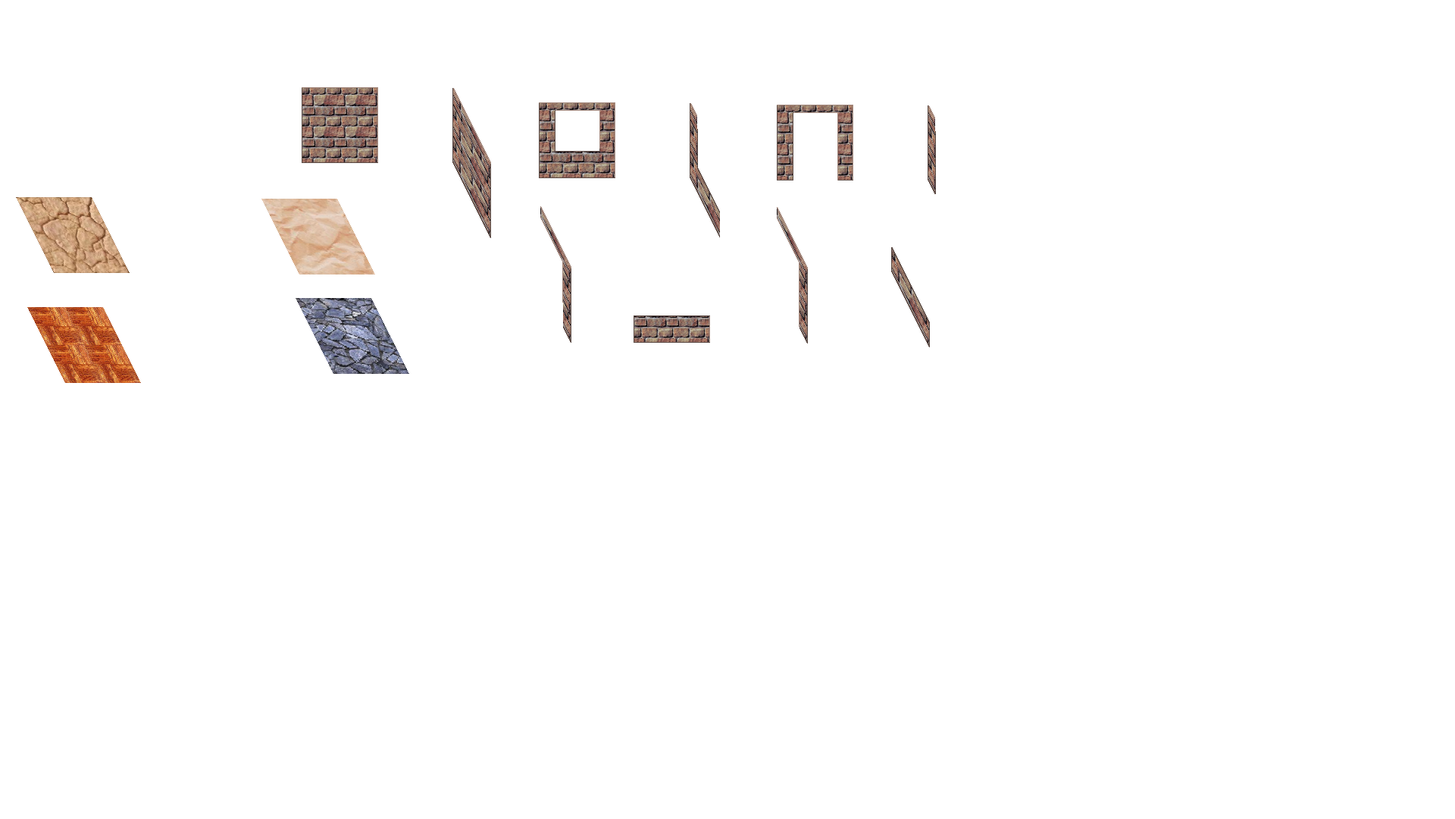
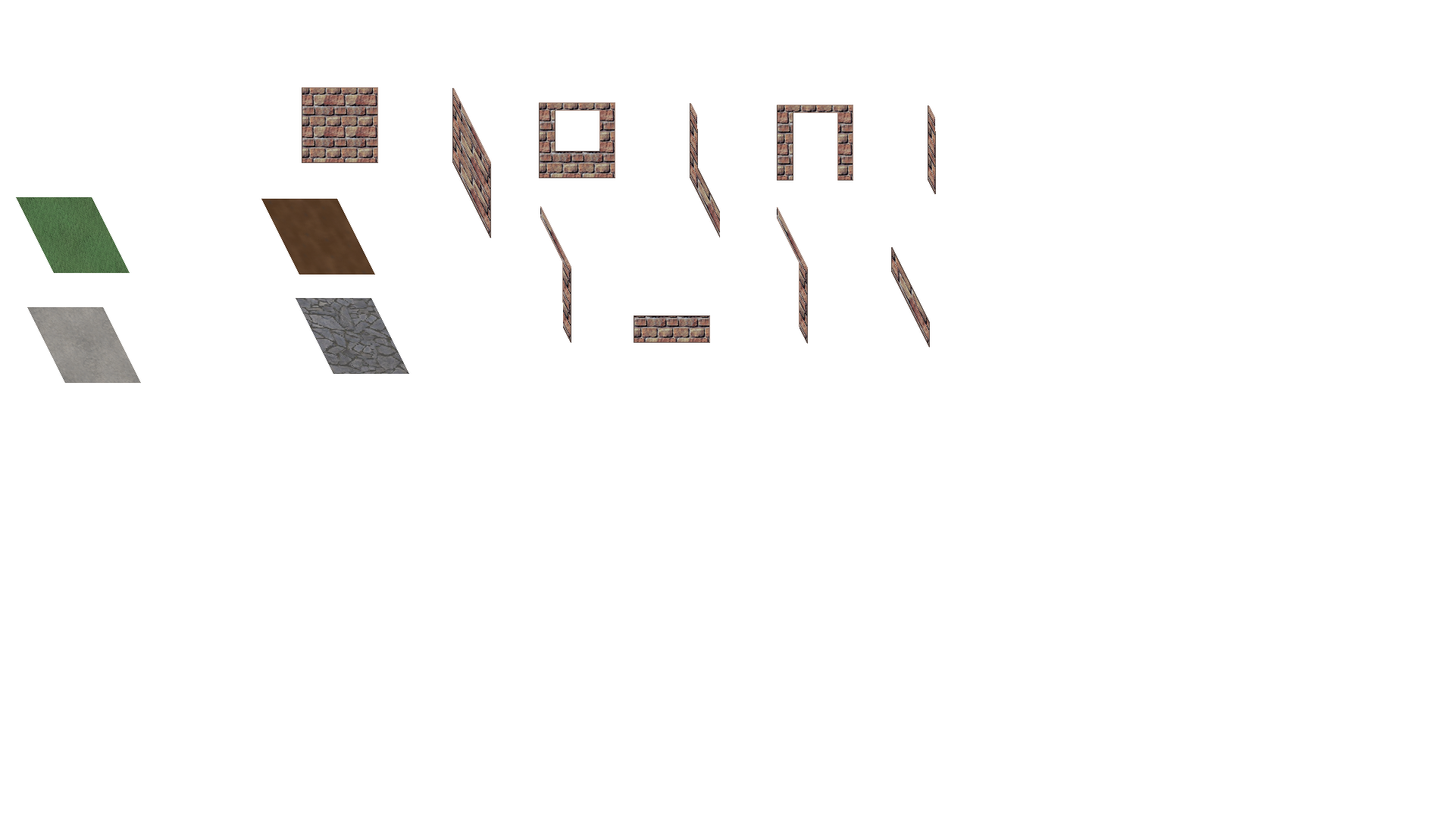
Before/after of a 1455 × 819 layered artwork. What changed in the layer stack:
painted on "tile. kopia #1" over box(27, 306, 141, 383)
painted on "tile. kopia" over box(261, 198, 376, 275)
painted on "iso_tile. kopia #1" over box(15, 197, 130, 273)
painted on "iso_tile. kopia" over box(295, 297, 410, 374)
